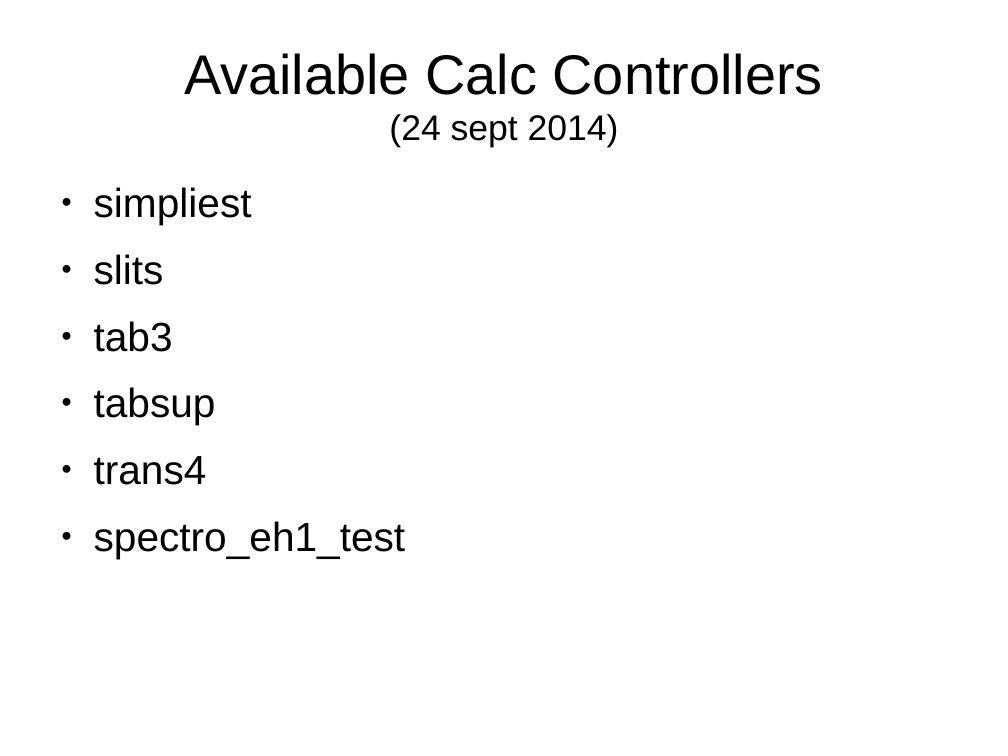
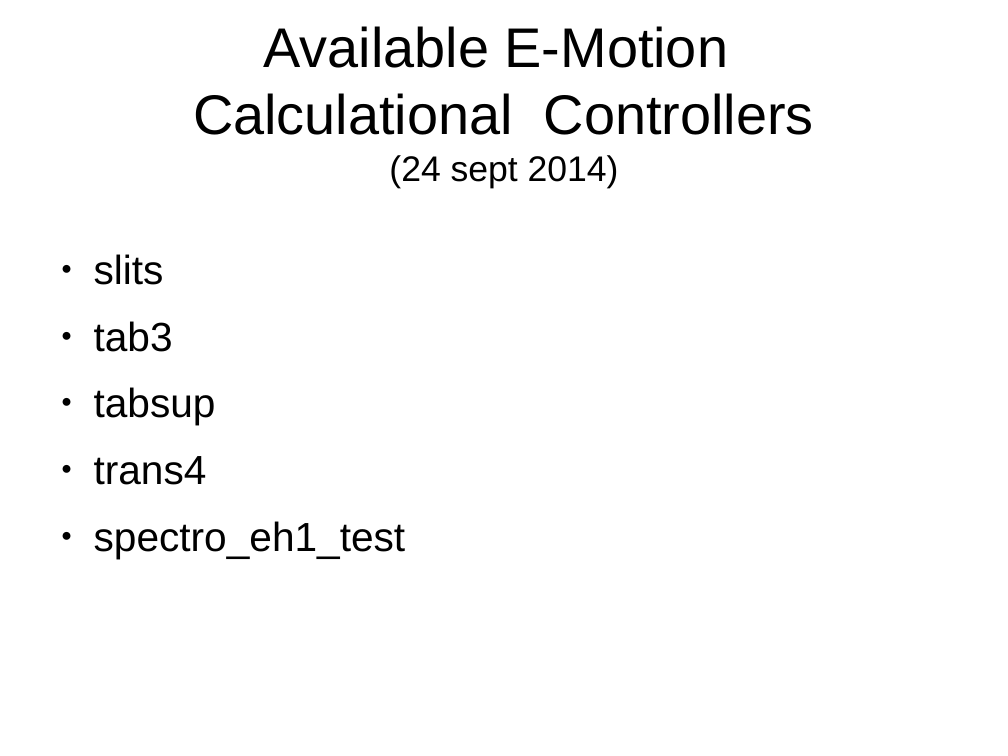
Before and after one commit to ESRF-BCU/emotion, a slide deck: slide 3 of doc/presentations/calculational_controllers.odp (slide 2 before the commit). Drawn at 1008x756 pixels with LibreOffice and Linux fonts; fonts in the diff are those of the drawing. Boxes give left, top, right and bottom in pixels: in the first picture for what was removed or moved away, otherwise in the second. Text is boxed around its words. In the diff, an @@ line names an element or a change of style, - is before the commit and + after.

Commit message:
preentation calcControlers...

```diff
--- a/doc/presentations/calculational_controllers.odp
+++ b/doc/presentations/calculational_controllers.odp
@@ title at (193, 26, 814, 189): text changed @@
-Available Calc Controllers
-(24 sept 2014)
+Available E-Motion
+Calculational Controllers
+(24 sept 2014)
@@ text at (94, 187, 252, 225): paragraph removed @@
-● simpliest
```
Also in this commit, not shown: 2 other slides changed, 3 slides added.
